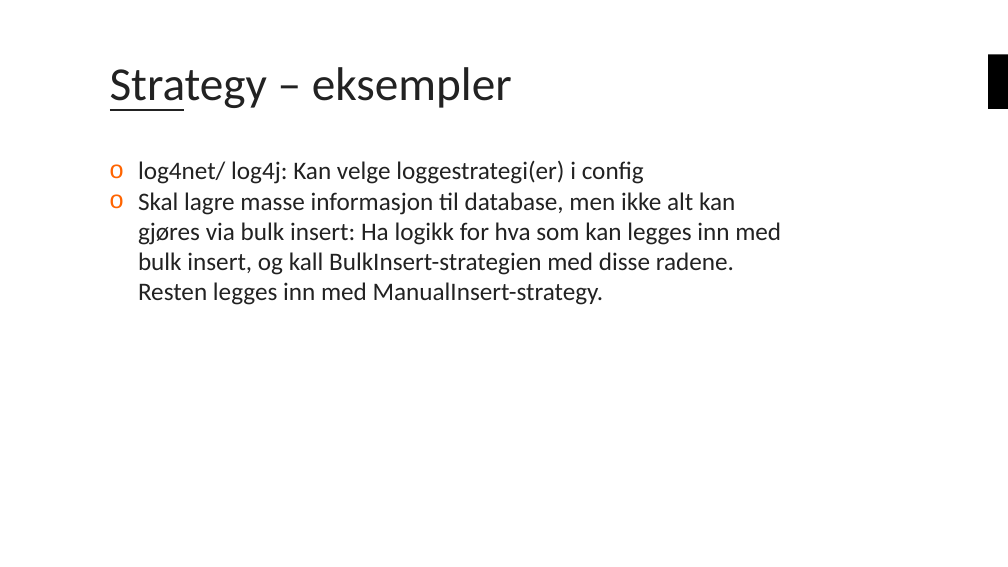
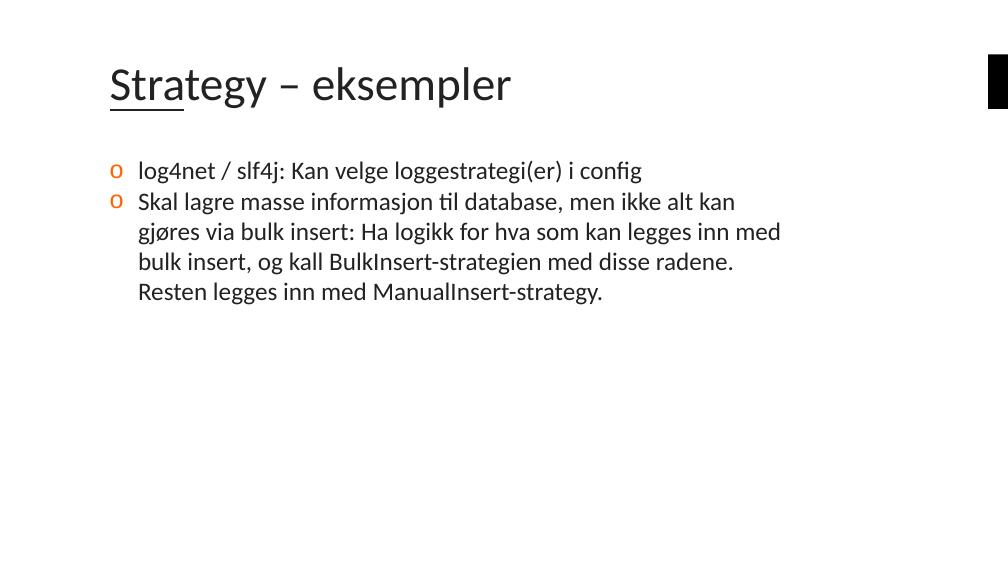
Before and after one commit to bouvet/VisitorAndStrategyPattern, a slide deck: slide 8 of Presentasjon.pptx. Drawn at 1008x567 pixels with LibreOffice and Linux fonts; fonts in the diff are those of the drawing; background and template pictures are left out. Boxes give left, top, right and bottom in pixels: in the first picture for what was removed or moved away, otherwise in the second. Text is boxed around its words. In the diff, an @@ line names an element or a change of style, - is before the commit and + after.

```diff
--- a/Presentasjon.pptx
+++ b/Presentasjon.pptx
@@ text at box(138, 160, 642, 184): text changed @@
-o log4net/ log4j: Kan velge loggestrategi(er) i config
+o log4net / slf4j: Kan velge loggestrategi(er) i config
```
Also in this commit, not shown: 4 other slides changed.
